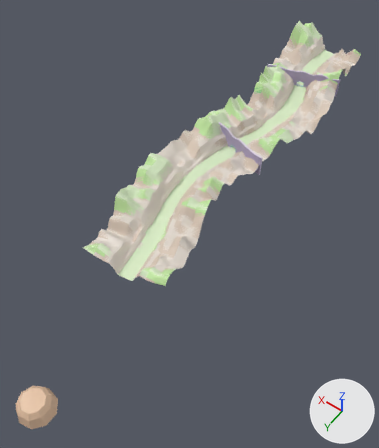
Renders of the glTF model assets/kits/level_1.glb from each side of a commit.
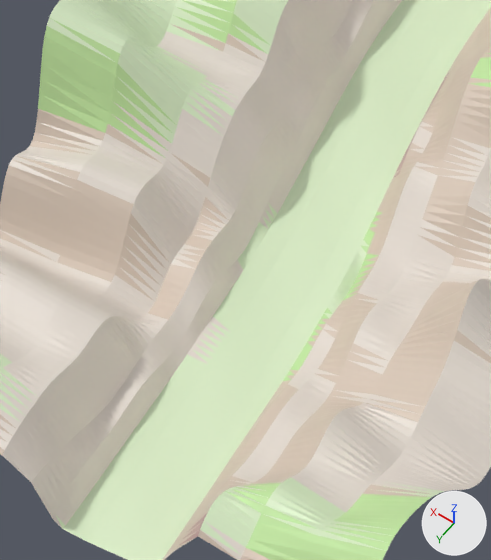
The first picture shows the older version from a 50 mm camera at (-1087.0, 3238.0, 2208.0) aimed at (-41.0, 1774.0, -92.0). The close-ups show the older and then the newer version on the part from 29% to 49% of the width and 43% to 62% of the height of that picture. Only the edits that show in the close-ups are written down. The lights are fixed; the arrows at lower right show +X, +Y and +Z.

Script lines for the objects in view, before the commit:
```python
me_terrain_7 = bpy.data.meshes.new('terrain_7')
me_terrain_7.from_pydata(...)  # 697 vertices, 1280 faces; spans x -169.0..319.0, y 1639.0..1944.0, z 13.0..155.0
me_terrain_7.materials.append(mat_defaultmaterial_007)
me_terrain_8 = bpy.data.meshes.new('terrain_8')
me_terrain_8.from_pydata(...)  # 697 vertices, 1280 faces; spans x -230.0..270.0, y 1825.0..2157.0, z 11.0..177.0
me_terrain_8.materials.append(mat_defaultmaterial_008)
me_terrain_9 = bpy.data.meshes.new('terrain_9')
me_terrain_9.from_pydata(...)  # 544 vertices, 992 faces; spans x -259.0..223.0, y 2080.0..2330.0, z 15.0..153.0
me_terrain_9.materials.append(mat_defaultmaterial_009)
ob_terrain_7 = bpy.data.objects.new('terrain_7', me_terrain_7)
ob_terrain_7.location = (0.0, 0.0, 0.0)
ob_terrain_8 = bpy.data.objects.new('terrain_8', me_terrain_8)
ob_terrain_8.location = (0.0, 0.0, 0.0)
ob_terrain_9 = bpy.data.objects.new('terrain_9', me_terrain_9)
ob_terrain_9.location = (0.0, 0.0, 0.0)
```
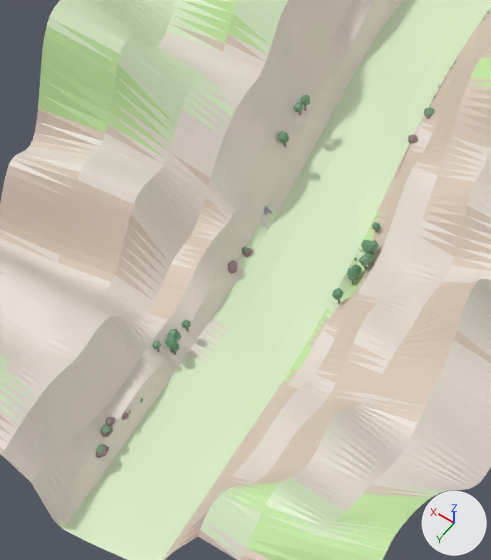
Boxes [x1, y1, x2, y2] around the edits, measured in the close-ups (491 x 560 px):
'props_5', added
    after: [96, 206, 379, 458]
'props_4', added
    after: [278, 10, 490, 233]

Patch to the scene script:
```diff
--- a/assets/kits/level_1.glb.py
+++ b/assets/kits/level_1.glb.py
@@ mat_defaultmaterial_018 @@
+mat_defaultmaterial_018 = bpy.data.materials.new('DefaultMaterial.018')
+mat_defaultmaterial_018.use_nodes = True; mat_defaultmaterial_018.node_tree.nodes.clear()
+_N = mat_defaultmaterial_018.node_tree.nodes; _L = mat_defaultmaterial_018.node_tree.links
+n0 = _N.new('ShaderNodeOutputMaterial'); n0.name = 'Material Output'
+n1 = _N.new('ShaderNodeBsdfPrincipled'); n1.name = 'Principled BSDF'
+n2 = _N.new('ShaderNodeVertexColor'); n2.name = 'Color Attribute'
+_L.new(n1.outputs[0], n0.inputs[0])  # 'BSDF' to 'Surface'
+_L.new(n2.outputs[0], n1.inputs[0])  # 'Color' to 'Base Color'
@@ mat_defaultmaterial_016 @@
+mat_defaultmaterial_016 = bpy.data.materials.new('DefaultMaterial.016')
+mat_defaultmaterial_016.use_nodes = True; mat_defaultmaterial_016.node_tree.nodes.clear()
+_N = mat_defaultmaterial_016.node_tree.nodes; _L = mat_defaultmaterial_016.node_tree.links
+n0 = _N.new('ShaderNodeOutputMaterial'); n0.name = 'Material Output'
+n1 = _N.new('ShaderNodeBsdfPrincipled'); n1.name = 'Principled BSDF'
+n2 = _N.new('ShaderNodeVertexColor'); n2.name = 'Color Attribute'
+_L.new(n1.outputs[0], n0.inputs[0])  # 'BSDF' to 'Surface'
+_L.new(n2.outputs[0], n1.inputs[0])  # 'Color' to 'Base Color'
@@ me_props_5 @@
+me_props_5.from_pydata(...)  # 1940 vertices, 3272 faces; spans x -34.0..76.0, y 1954.0..2248.0, z 10.0..48.0
+me_props_5.materials.append(mat_defaultmaterial_018)
@@ me_props_4 @@
+me_props_4.from_pydata(...)  # 1224 vertices, 1896 faces; spans x -18.0..148.0, y 1599.0..1946.0, z 17.0..71.0
+me_props_4.materials.append(mat_defaultmaterial_016)
@@ ob_props_5 @@
+ob_props_5 = bpy.data.objects.new('props_5', me_props_5)
+ob_props_5.location = (0.0, 0.0, 0.0)
@@ ob_props_4 @@
+ob_props_4 = bpy.data.objects.new('props_4', me_props_4)
+ob_props_4.location = (0.0, 0.0, 0.0)
```
